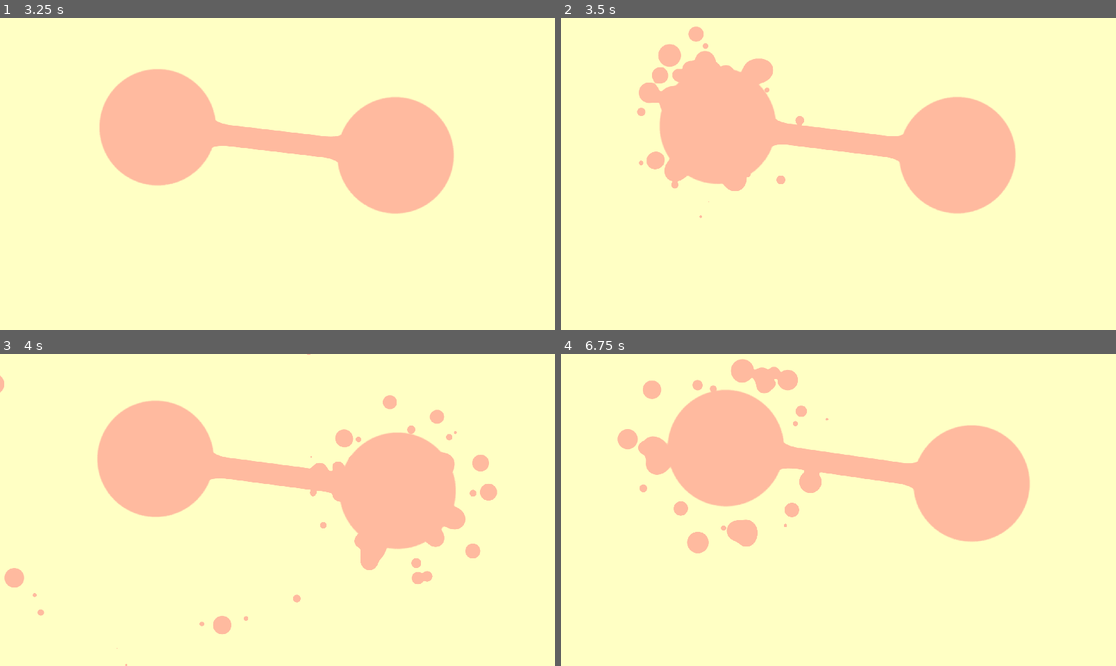
Above: before the commit, frames 1-4 (two rows, left to right).
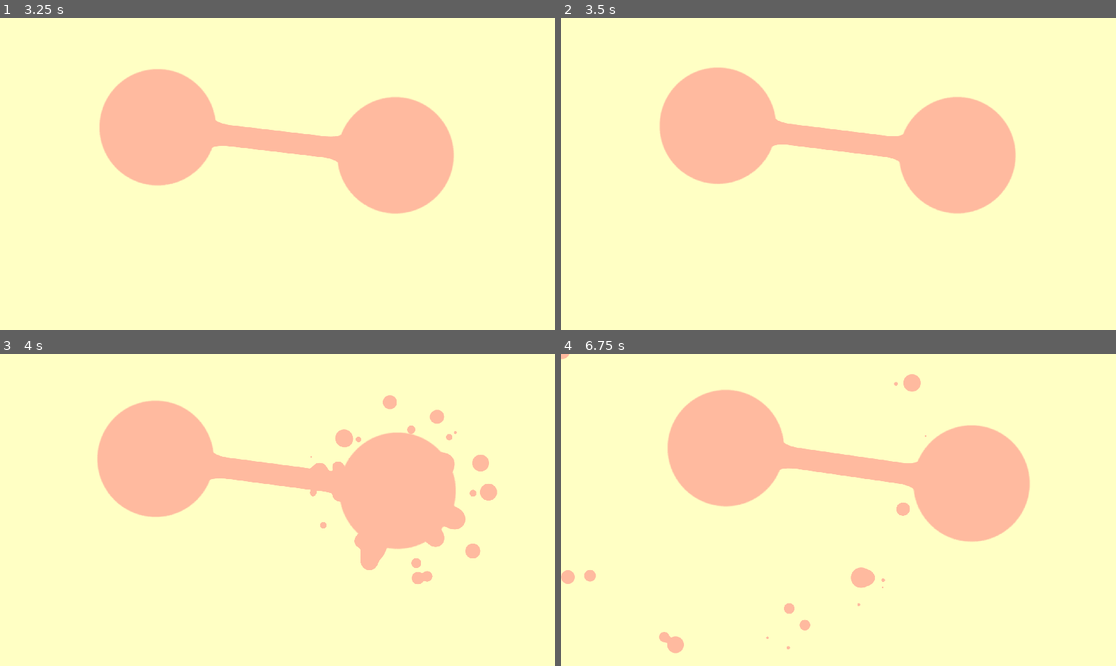
Above: after the commit, the same moments.

Repository: AlexeyBond/old-46-game
Game: Godot game, scene res://root.tscn
Two runs of this game, one before a commit and one after it. Both use one fixed random seed, a clock stepped at 60 frames per second and the inputs below.
Inputs (mouse positions are in pixels of both pictures, inside the frame that each line leads up to):
- Up to frame 1 (3.25 s): move the mouse to (399, 158) at 0.52 s; click (399, 158) at 0.6 s; move the mouse to (166, 189) at 1.27 s; click (166, 189) at 1.35 s; move the mouse to (333, 105) at 2.02 s; click (333, 105) at 2.1 s; move the mouse to (249, 236) at 2.77 s; click (249, 236) at 2.85 s
- Up to frame 2 (3.5 s): no input
- Up to frame 3 (4 s): move the mouse to (444, 556) at 3.52 s; click (444, 556) at 3.6 s
- Up to frame 4 (6.75 s): move the mouse to (672, 463) at 4.27 s; click (672, 463) at 4.35 s; move the mouse to (866, 510) at 5.02 s; click (866, 510) at 5.1 s; move the mouse to (755, 432) at 5.77 s; click (755, 432) at 5.85 s; move the mouse to (960, 494) at 6.52 s; click (960, 494) at 6.6 s

Frame 1 is identical in both runs. In frame 2, 2.1% of the frame differs, in the area x 13-44%, y 2-65%; in frame 3, 0.4%; in frame 4, 3.7%, in the area x 0-66%, y 0-96%.

Commit message:
wip

Diff:
--- a/ball.tscn
+++ b/ball.tscn
@@ -33,8 +33,11 @@
 	group = ceil(rand_range(-0.99, 2))
 	size = rand_range(0.5, 2)
 
+onready var timer = get_node('../../Timer')
+
 func _ready():
-	get_node('../../Timer').connect('timeout', self, 'tick')
+	# int sometimes is -0 ... WTF?
+	timer.connect('tick' + str(abs(group)), self, 'tick')
 	var group_sounds = sounds[group]
 	group_sounds.shuffle()
 	$AudioStreamPlayer.stream = group_sounds[0];
@@ -54,14 +57,10 @@
 func get_position():
 	return $RigidBody2D.get_global_transform().get_origin()
 
-var activated_since_last_tick = false
-var ticks_without_tick_activation = 0
-
-func activate():
+func activate0():
 	$AudioStreamPlayer.play()
 	$RigidBody2D/CPUParticles2D.emitting = true
 	$RigidBody2D/CPUParticles2D.restart()
-	activated_since_last_tick = true
 
 var links = []
 
@@ -80,18 +79,31 @@
 			return link
 	return null
 
-func tick():
-	if activated_since_last_tick:
-		for link in links:
+func tick_activate_linked(tck):
+	for link in links:
 			var peer = link.other_for(self)
-			peer.tick_activate()
-		activated_since_last_tick = false
-	ticks_without_tick_activation = ticks_without_tick_activation + 1
+			peer.tick_activate(tck)
 
-func tick_activate():
-	if ticks_without_tick_activation > 1:
+var last_tick = -1
+var last_activated_tick = -2
+var activate_linked_on_tick = -2
+
+func activate():
+	activate0()
+	activate_linked_on_tick = last_tick + 1
+	last_activated_tick = last_tick
+
+func tick(tck):
+	if activate_linked_on_tick == tck:
+		tick_activate_linked(tck)
+
+	last_tick = tck
+
+func tick_activate(tck):
+	last_tick = tck
+
+	if last_activated_tick < (tck - 2):
 		activate()
-		ticks_without_tick_activation = 0
 
 "
 
--- a/content-1.tscn
+++ b/content-1.tscn
@@ -113,6 +113,49 @@
 [sub_resource type="RectangleShape2D" id=2]
 extents = Vector2( 100000, 115.094 )
 
+[sub_resource type="GDScript" id=3]
+script/source = "extends Timer
+
+signal tick0(tickId)
+signal tick1(tickId)
+signal tick2(tickId)
+
+export var i0: int = 1
+export var i1: int = 2
+export var i2: int = 4
+
+var t0 = 0
+var t1 = 0
+var t2 = 0
+var c0 = i0
+var c1 = i1
+var c2 = i2
+
+func on_tick():
+	c0 = c0 - 1
+	if c0 <= 0:
+		c0 = i0
+		t0 = t0 + 1
+		emit_signal(\"tick0\", t0)
+
+	c1 = c1 - 1
+	if c1 <= 0:
+		c1 = i1
+		t1 = t1 + 1
+		emit_signal(\"tick1\", t1)
+
+	c2 = c2 - 1
+	if c2 <= 0:
+		c2 = i2
+		t2 = t2 + 1
+		emit_signal(\"tick2\", t2)
+
+
+func _ready():
+	self.connect('timeout', self, 'on_tick')
+
+"
+
 [node name="Node2D" type="Node2D"]
 script = SubResource( 1 )
 
@@ -184,3 +227,4 @@
 [node name="Timer" type="Timer" parent="."]
 wait_time = 1.6
 autostart = true
+script = SubResource( 3 )
Not shown: 1 places in content-1.tscn that only renumber resources
